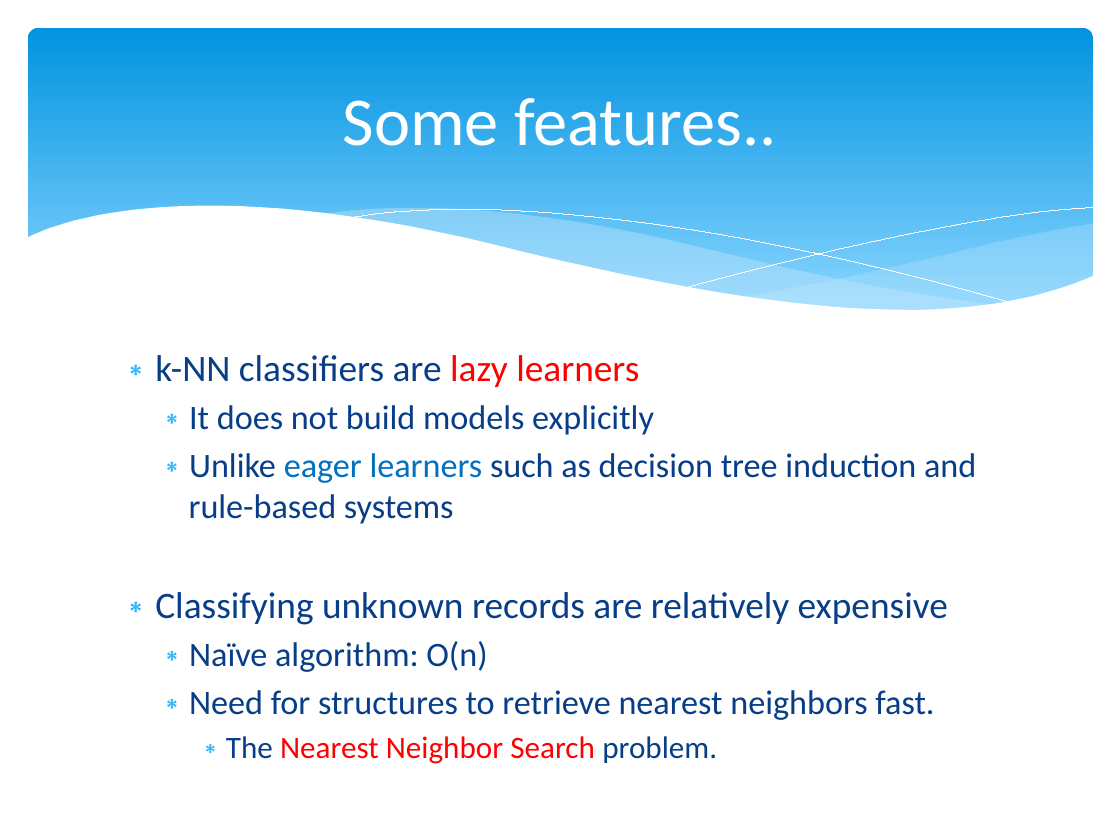
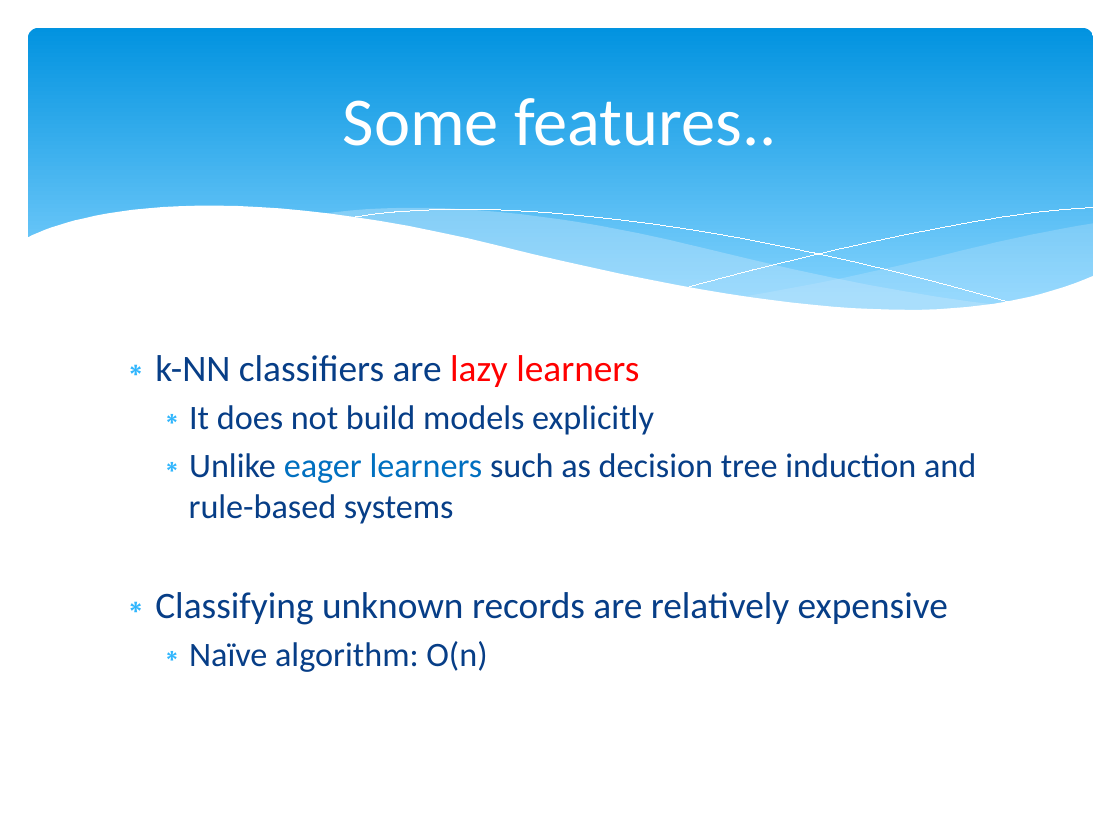
Before and after one commit to marcio-mourao/marcio-mourao.github.io, a slide deck: slide 34 of Machine_Learning.pptx (slide 32 before the commit). Drawn at 1120x840 pixels with LibreOffice and Linux fonts; fonts in the diff are those of the drawing. Boxes give left, top, right and bottom in pixels: in the first picture for what was removed or moved away, otherwise in the second. Text is boxed around its words. In the diff, an @@ line names an element or a change of style, - is before the commit and + after.

```diff
--- a/Machine_Learning.pptx
+++ b/Machine_Learning.pptx
@@ text at [189, 690, 934, 764]: paragraphs removed @@
-  ∗ Need for structures to retrieve nearest neighbors fast.
-    ∗ The Nearest Neighbor Search problem.
```
Also in this commit, not shown: 16 other slides changed, 4 slides added, 4 other files.
